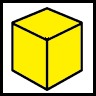
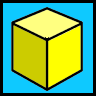
Two versions of the same layered image (96 x 96). Layer-by-layer changes:
painted on "Layer 4" over 12, 8, 82, 88
painted on "Layer 1" over 3, 3, 93, 93
